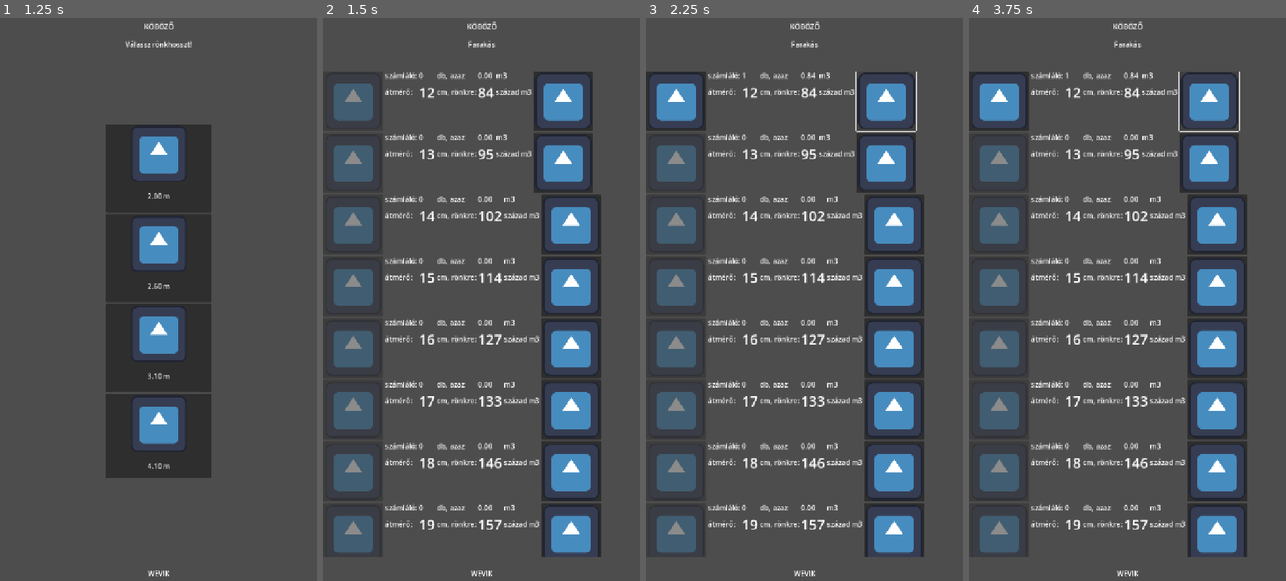
Above: before the commit, frames 1-4 (left to right).
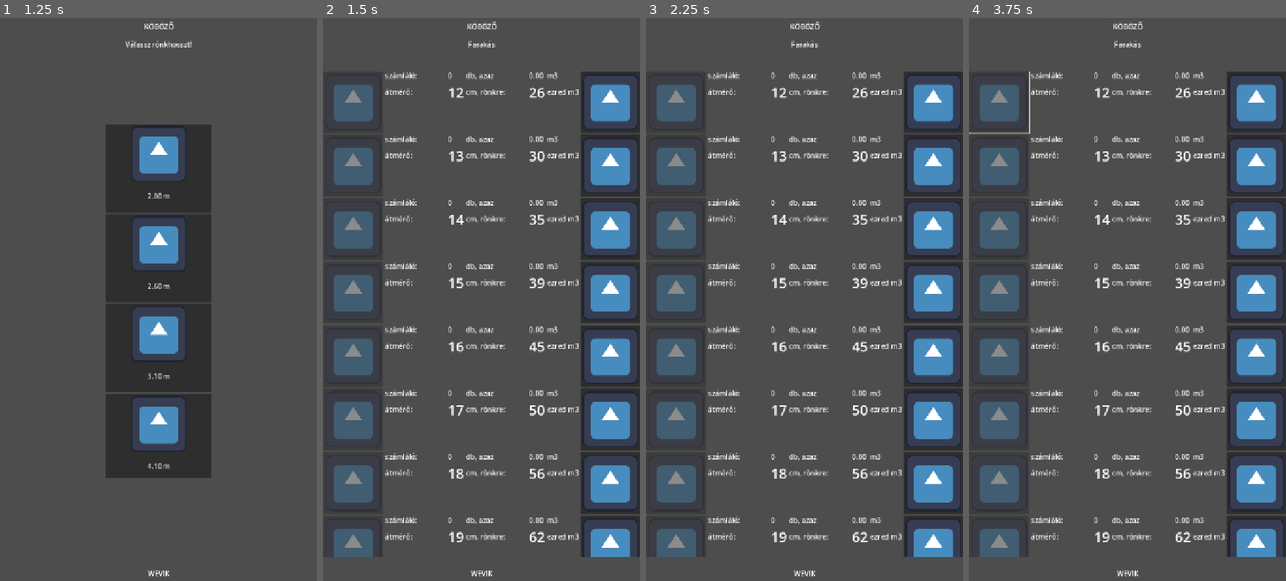
Above: after the commit, the same moments.

Repository: rolika/kob_g
Game: Godot game, scene res://main.tscn
Same seed, same stepped clock (60 frames per second), same inputs: the game is played once before the commit and once after it. The engine's default icon, where the game draws it, is replaced by a stand-in: a white triangle on a blue panel in a dark square.
Inputs (mouse positions are in pixels of both pictures, inside the frame that each line leads up to):
- Up to frame 1 (1.25 s): click "tölgy" at 0.5 s
- Up to frame 2 (1.5 s): click "2.00 m" at 1.25 s
- Up to frame 3 (2.25 s): click (886, 102) at 2.02 s
- Up to frame 4 (3.75 s): click (997, 102) at 2.77 s; click (1209, 102) at 3.52 s

Frame 1 is identical in both runs. In frame 2, 28% of the frame differs, in the area x 0-100%, y 9-96%; in frame 3, 29%; in frame 4, 29%.

Commit message:
add more data to scroll

Diff:
--- a/scenes/cube_control.tscn
+++ b/scenes/cube_control.tscn
@@ -4,29 +4,30 @@
 [ext_resource type="Texture2D" uid="uid://7oc0weeunmu" path="res://icon.svg" id="2_ggvlh"]
 
 [node name="CubeControl" type="Control"]
-custom_minimum_size = Vector2(616, 136)
+custom_minimum_size = Vector2(720, 140)
 layout_mode = 3
 anchors_preset = 0
-offset_right = 616.0
-offset_bottom = 136.0
+offset_right = 720.0
+offset_bottom = 140.0
 mouse_filter = 2
 script = ExtResource("1_ode8r")
 
 [node name="HBoxContainer" type="HBoxContainer" parent="."]
-offset_right = 40.0
-offset_bottom = 40.0
+offset_right = 720.0
+offset_bottom = 140.0
 
 [node name="DecreaseButton" type="Button" parent="HBoxContainer"]
 layout_mode = 2
-size_flags_horizontal = 3
 icon = ExtResource("2_ggvlh")
 
 [node name="GridContainer" type="GridContainer" parent="HBoxContainer"]
+custom_minimum_size = Vector2(440, 0)
 layout_mode = 2
 columns = 5
 
 [node name="Label" type="Label" parent="HBoxContainer/GridContainer"]
 layout_mode = 2
+size_flags_horizontal = 3
 text = "számláló:"
 
 [node name="CounterLabel" type="Label" parent="HBoxContainer/GridContainer"]
@@ -35,6 +36,7 @@
 
 [node name="Label3" type="Label" parent="HBoxContainer/GridContainer"]
 layout_mode = 2
+size_flags_horizontal = 3
 text = "db, azaz "
 
 [node name="VolumeLabel" type="Label" parent="HBoxContainer/GridContainer"]
@@ -65,7 +67,7 @@
 
 [node name="Label10" type="Label" parent="HBoxContainer/GridContainer"]
 layout_mode = 2
-text = "század m3"
+text = "ezred m3"
 
 [node name="IncreaseButton" type="Button" parent="HBoxContainer"]
 layout_mode = 2
--- a/scripts/cube_workspace.gd
+++ b/scripts/cube_workspace.gd
@@ -5,13 +5,14 @@
 const STARTING_DIAMETER: int = 12
 
 
-@export var woodtype: String = "bükk"
-@export var woodlength: float = 3.2
+@export var woodtype: String = "tölgy"
+@export var woodlength: float = 2.0
 
 
 # Called when the node enters the scene tree for the first time.
 func _ready() -> void:
     var cube_data: Array = File_IO.get_cubedata(woodtype, woodlength)
+    print(cube_data.size())
     for i in range(cube_data.size()):
         var cube_control = CUBE_CONTROL.instantiate()
         $ScrollContainer/VBoxContainer.add_child(cube_control)
Not shown, changed: data/kobozo.txt
